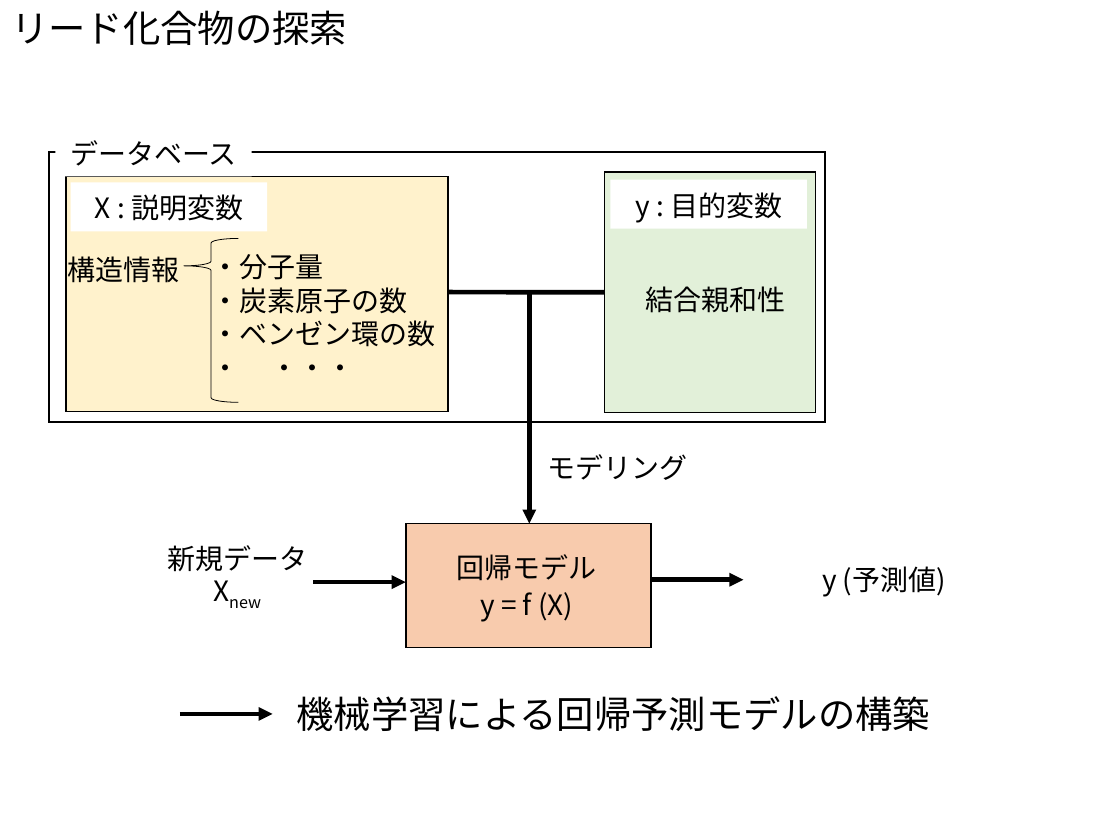
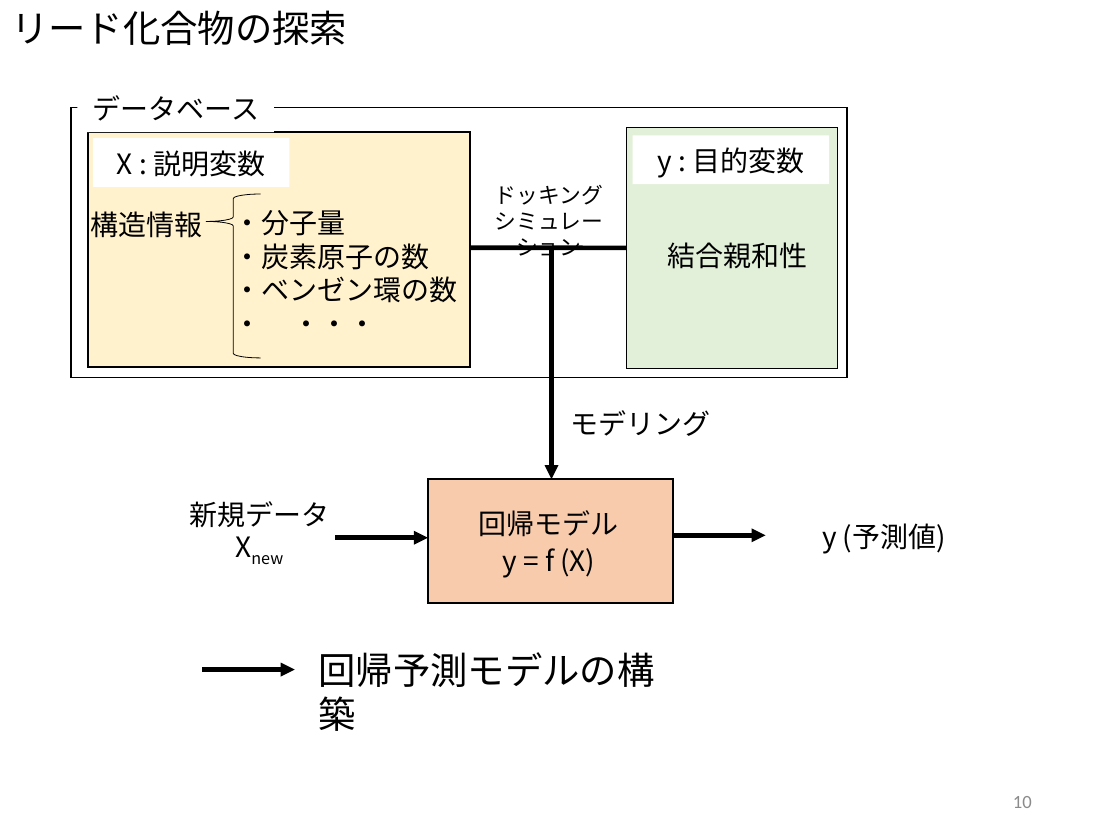
Before and after one commit to miya-dai/system_design, a slide deck: slide 10 of discussion/中間発表.pptx (slide 11 before the commit). Drawn at 1120x840 pixels with LibreOffice and Linux fonts; fonts in the diff are those of the drawing. Boxes give left, top, right and bottom in pixels: in the first picture for what was removed or moved away, otherwise in the second. Text is boxed around its words. In the diff, an @@ line names an element or a change of style, - is before the commit and + after.

```diff
--- a/discussion/中間発表.pptx
+++ b/discussion/中間発表.pptx
@@ text added at box(495, 185, 604, 262), 14 pt, text #000000 @@
+ドッキング
+シミュレーション
@@ 2 texts, 2 rectangles, 1 arrow, 1 line: place and size @@
-2 texts, 2 rectangles, 1 arrow, 1 line at box(68, 179, 806, 647)
+2 texts, 2 rectangles, 1 arrow, 1 line at box(90, 136, 829, 604)
@@ text "y (予測値)": place and size @@
-text "y (予測値)" at box(822, 566, 946, 597)
+text "y (予測値)" at box(822, 523, 946, 554)
@@ text at box(319, 652, 655, 687): text changed @@
-機械学習による回帰予測モデルの構築
+回帰予測モデルの構築
@@ 5 rectangles, 4 texts, 3 arrows, 1 left brace: place and size @@
-5 rectangles, 4 texts, 3 arrows, 1 left brace at box(49, 128, 825, 713)
+5 rectangles, 4 texts, 3 arrows, 1 left brace at box(71, 83, 847, 670)
@@ page number added at box(1013, 796, 1032, 808), 12 pt, text #8C8C8C @@
+10
```
Also in this commit, not shown: 20 other slides changed, 3 slides added, 1 slide removed, 1 other file.
